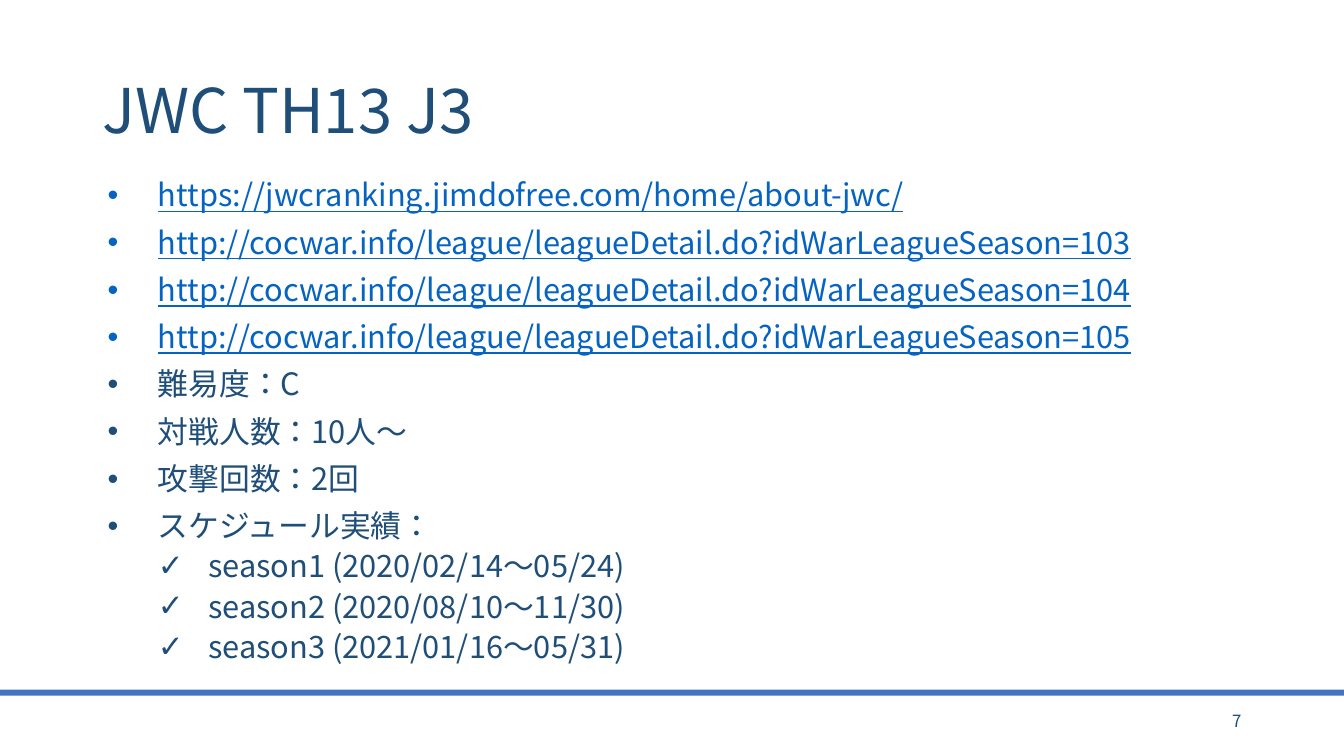
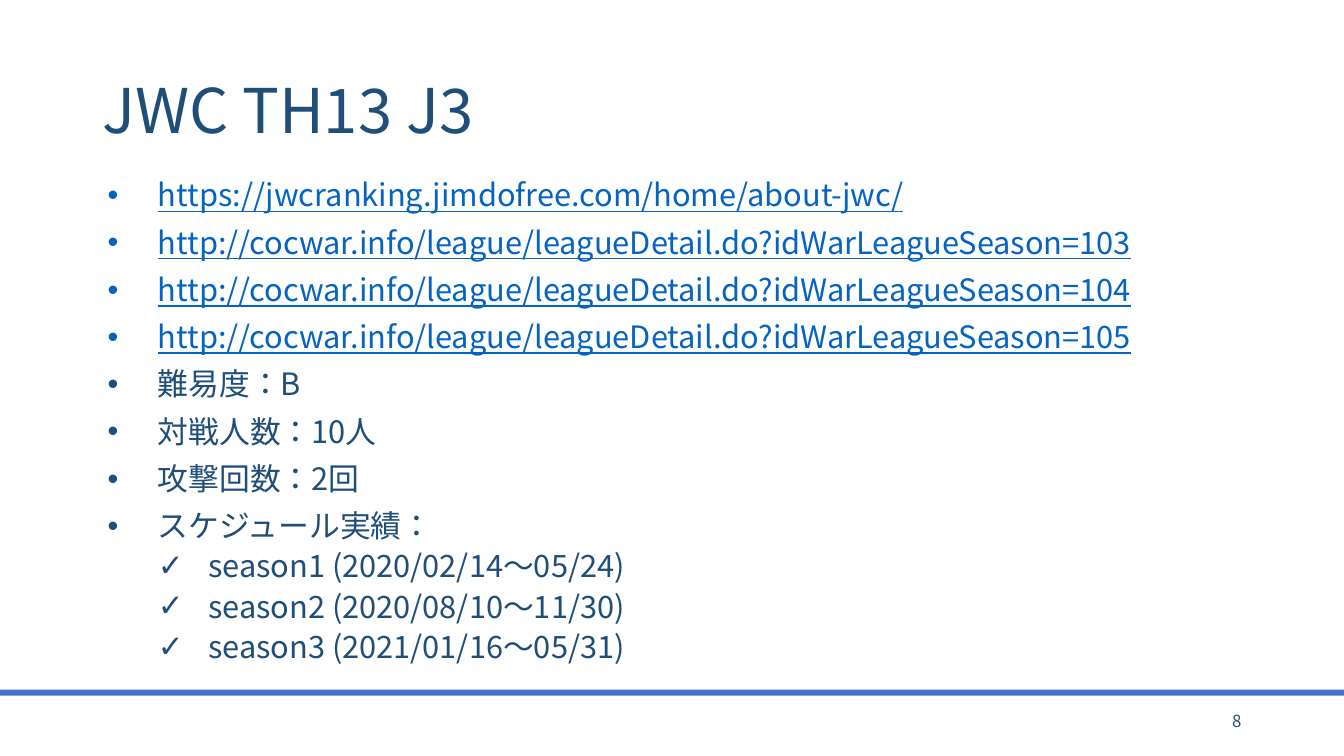
Before and after one commit to bigtreeCoC/documents, a slide deck: slide 8 of リーグ調査.pptx (slide 7 before the commit). Drawn at 1344x756 pixels with LibreOffice and Linux fonts; fonts in the diff are those of the drawing. Boxes give left, top, right and bottom in pixels: in the first picture for what was removed or moved away, otherwise in the second. Text is boxed around its words. In the diff, an @@ line names an element or a change of style, - is before the commit and + after.

```diff
--- a/リーグ調査.pptx
+++ b/リーグ調査.pptx
@@ text at [158,369,377,446]: text changed @@
-• 難易度：C
-• 対戦人数：10人〜
+• 難易度：B
+• 対戦人数：10人
@@ page number at [1232,714,1241,727]: text changed @@
-7
+8
```
Also in this commit, not shown: 12 other slides changed, 2 slides added, 1 other file.
